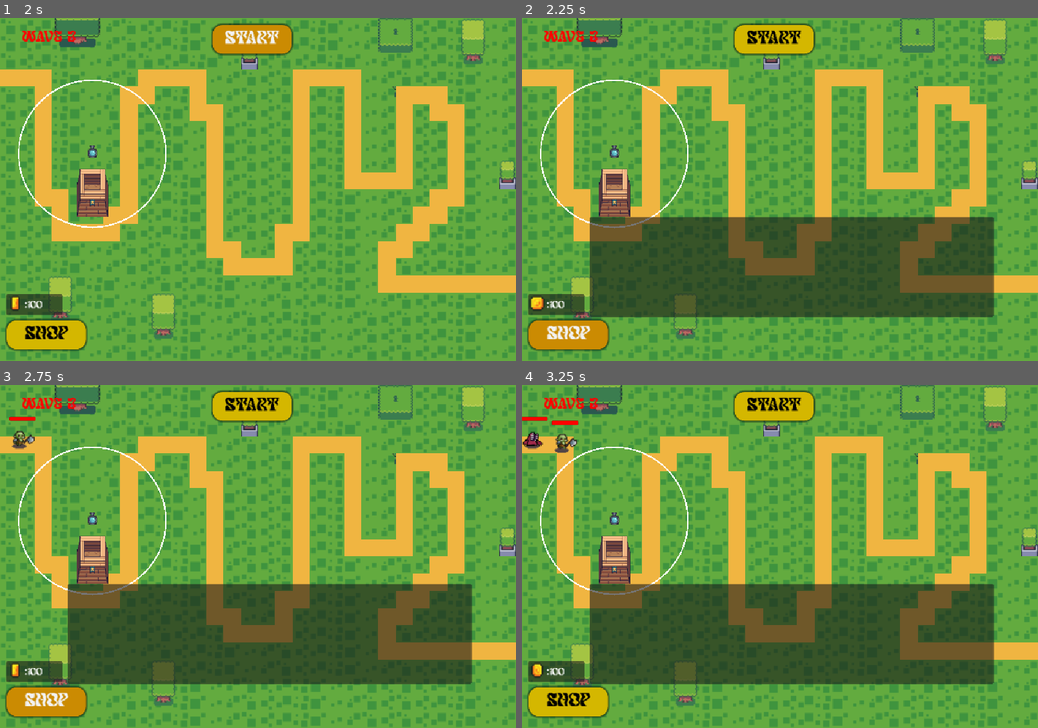
Above: before the commit, frames 1-4 (two rows, left to right).
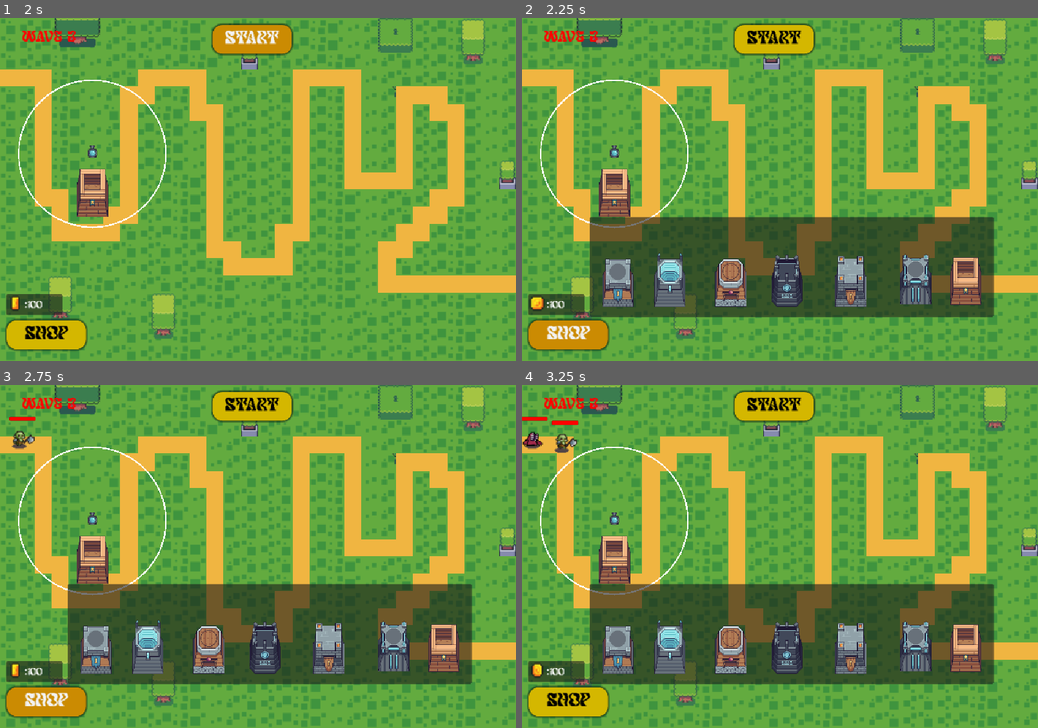
Above: after the commit, the same moments.

Repository: NNKD-Kevin/tower-defense
Game: Godot game, scene res://scenes/main.tscn
The game is run twice, just before and just after one commit, with the same random seed, the same clock (stepped at 60 frames per second) and the same inputs.
Inputs (mouse positions are in pixels of both pictures, inside the frame that each line leads up to):
- Up to frame 1 (2 s): click "Start" at 0.5 s; click "Start" at 1.25 s
- Up to frame 2 (2.25 s): click "Shop" at 2 s
- Up to frame 3 (2.75 s): no input
- Up to frame 4 (3.25 s): tap Enter at 2.75 s; move the mouse to (893, 539) at 2.77 s; hold Right from 2.78 s (still down); tap Space (spawn) at 2.85 s; click (893, 539) at 2.92 s

Frame 1 is identical in both runs. In frame 2, 5.7% of the frame differs, in the area x 15-89%, y 68-85%; in frame 3, 5.7%; in frame 4, 5.7%.

Commit message:
add image for tower in shop to show when shop is pressed

Diff:
--- a/tower-defense/scenes/main.tscn
+++ b/tower-defense/scenes/main.tscn
@@ -6,6 +6,13 @@
 [ext_resource type="PackedScene" uid="uid://bwloref71v63r" path="res://scenes/tower.tscn" id="5_tbgi4"]
 [ext_resource type="FontFile" uid="uid://cmpfgwq04rnkk" path="res://assets/Pixelout Personal Use Only.ttf" id="5_tefeu"]
 [ext_resource type="Texture2D" uid="uid://diotq4i3rmyel" path="res://assets/coin.png" id="6_tefeu"]
+[ext_resource type="Texture2D" uid="uid://cw80qamwe3lvp" path="res://assets/towers/Tower 01.png" id="6_tipki"]
+[ext_resource type="Texture2D" uid="uid://1yqmsdfks4wl" path="res://assets/towers/Tower 02.png" id="7_85g3d"]
+[ext_resource type="Texture2D" uid="uid://xi68nacmkowb" path="res://assets/towers/Tower 03.png" id="8_85g3d"]
+[ext_resource type="Texture2D" uid="uid://ivggd5n5ov07" path="res://assets/towers/Tower 05.png" id="9_trceg"]
+[ext_resource type="Texture2D" uid="uid://b88fnj1p03n70" path="res://assets/towers/Tower 06.png" id="10_a8y0u"]
+[ext_resource type="Texture2D" uid="uid://cihcnic8pqvkm" path="res://assets/towers/Tower 07.png" id="11_jkv2x"]
+[ext_resource type="Texture2D" uid="uid://cecr6mejk5qxs" path="res://assets/towers/Tower 08.png" id="12_jbj1t"]
 
 [sub_resource type="TileSetAtlasSource" id="TileSetAtlasSource_jyhfs"]
 texture = ExtResource("1_0wfyh")
@@ -307,6 +314,111 @@
 corner_radius_bottom_left = 20
 shadow_size = 5
 
+[sub_resource type="AtlasTexture" id="AtlasTexture_0ld40"]
+atlas = ExtResource("6_tipki")
+region = Rect2(0, 0, 64, 128)
+
+[sub_resource type="SpriteFrames" id="SpriteFrames_auskg"]
+animations = [{
+"frames": [{
+"duration": 1.0,
+"texture": SubResource("AtlasTexture_0ld40")
+}],
+"loop": 1,
+"name": &"1",
+"speed": 5.0
+}]
+
+[sub_resource type="AtlasTexture" id="AtlasTexture_jscy8"]
+atlas = ExtResource("7_85g3d")
+region = Rect2(0, 0, 64, 192)
+
+[sub_resource type="SpriteFrames" id="SpriteFrames_d2pp6"]
+animations = [{
+"frames": [{
+"duration": 1.0,
+"texture": SubResource("AtlasTexture_jscy8")
+}],
+"loop": 1,
+"name": &"1",
+"speed": 5.0
+}]
+
+[sub_resource type="AtlasTexture" id="AtlasTexture_y6deb"]
+atlas = ExtResource("8_85g3d")
+region = Rect2(0, 0, 64, 128)
+
+[sub_resource type="SpriteFrames" id="SpriteFrames_1vivr"]
+animations = [{
+"frames": [{
+"duration": 1.0,
+"texture": SubResource("AtlasTexture_y6deb")
+}],
+"loop": 1,
+"name": &"1",
+"speed": 5.0
+}]
+
+[sub_resource type="AtlasTexture" id="AtlasTexture_gqmmt"]
+atlas = ExtResource("9_trceg")
+region = Rect2(0, 0, 64, 128)
+
+[sub_resource type="SpriteFrames" id="SpriteFrames_8vrlf"]
+animations = [{
+"frames": [{
+"duration": 1.0,
+"texture": SubResource("AtlasTexture_gqmmt")
+}],
+"loop": 1,
+"name": &"1",
+"speed": 5.0
+}]
+
+[sub_resource type="AtlasTexture" id="AtlasTexture_yc10j"]
+atlas = ExtResource("10_a8y0u")
+region = Rect2(0, 0, 64, 128)
+
+[sub_resource type="SpriteFrames" id="SpriteFrames_v5gy4"]
+animations = [{
+"frames": [{
+"duration": 1.0,
+"texture": SubResource("AtlasTexture_yc10j")
+}],
+"loop": 1,
+"name": &"1",
+"speed": 5.0
+}]
+
+[sub_resource type="AtlasTexture" id="AtlasTexture_pm3ni"]
+atlas = ExtResource("11_jkv2x")
+region = Rect2(0, 0, 64, 128)
+
+[sub_resource type="SpriteFrames" id="SpriteFrames_qbdty"]
+animations = [{
+"frames": [{
+"duration": 1.0,
+"texture": SubResource("AtlasTexture_pm3ni")
+}],
+"loop": 1,
+"name": &"1",
+"speed": 5.0
+}]
+
+[sub_resource type="AtlasTexture" id="AtlasTexture_og1vs"]
+atlas = ExtResource("12_jbj1t")
+region = Rect2(0, 0, 64, 192)
+
+[sub_resource type="SpriteFrames" id="SpriteFrames_u7cuq"]
+animations = [{
+"frames": [{
+"duration": 1.0,
+"texture": SubResource("AtlasTexture_og1vs")
+}],
+"loop": 1,
+"name": &"1",
+"speed": 5.0
+}]
+
 [sub_resource type="AtlasTexture" id="AtlasTexture_o6xl0"]
 atlas = ExtResource("6_tefeu")
 region = Rect2(0, 0, 16, 16)
@@ -448,6 +560,41 @@
 offset_right = 960.0
 offset_bottom = 610.0
 
+[node name="AnimatedSprite2D" type="AnimatedSprite2D" parent="CanvasLayer/Panel" unique_id=205673290]
+position = Vector2(57, 120)
+sprite_frames = SubResource("SpriteFrames_auskg")
+animation = &"1"
+
+[node name="AnimatedSprite2D2" type="AnimatedSprite2D" parent="CanvasLayer/Panel" unique_id=1245119515]
+position = Vector2(163, 88)
+sprite_frames = SubResource("SpriteFrames_d2pp6")
+animation = &"1"
+
+[node name="AnimatedSprite2D3" type="AnimatedSprite2D" parent="CanvasLayer/Panel" unique_id=1580497809]
+position = Vector2(287, 119)
+sprite_frames = SubResource("SpriteFrames_1vivr")
+animation = &"1"
+
+[node name="AnimatedSprite2D5" type="AnimatedSprite2D" parent="CanvasLayer/Panel" unique_id=1725968110]
+position = Vector2(401, 119)
+sprite_frames = SubResource("SpriteFrames_8vrlf")
+animation = &"1"
+
+[node name="AnimatedSprite2D6" type="AnimatedSprite2D" parent="CanvasLayer/Panel" unique_id=1138516185]
+position = Vector2(531, 120)
+sprite_frames = SubResource("SpriteFrames_v5gy4")
+animation = &"1"
+
+[node name="AnimatedSprite2D7" type="AnimatedSprite2D" parent="CanvasLayer/Panel" unique_id=1566765881]
+position = Vector2(663, 115)
+sprite_frames = SubResource("SpriteFrames_qbdty")
+animation = &"1"
+
+[node name="AnimatedSprite2D8" type="AnimatedSprite2D" parent="CanvasLayer/Panel" unique_id=1895700138]
+position = Vector2(765, 84)
+sprite_frames = SubResource("SpriteFrames_u7cuq")
+animation = &"1"
+
 [node name="Shop" type="Button" parent="CanvasLayer" unique_id=1427675814]
 offset_left = 14.0
 offset_top = 617.0
